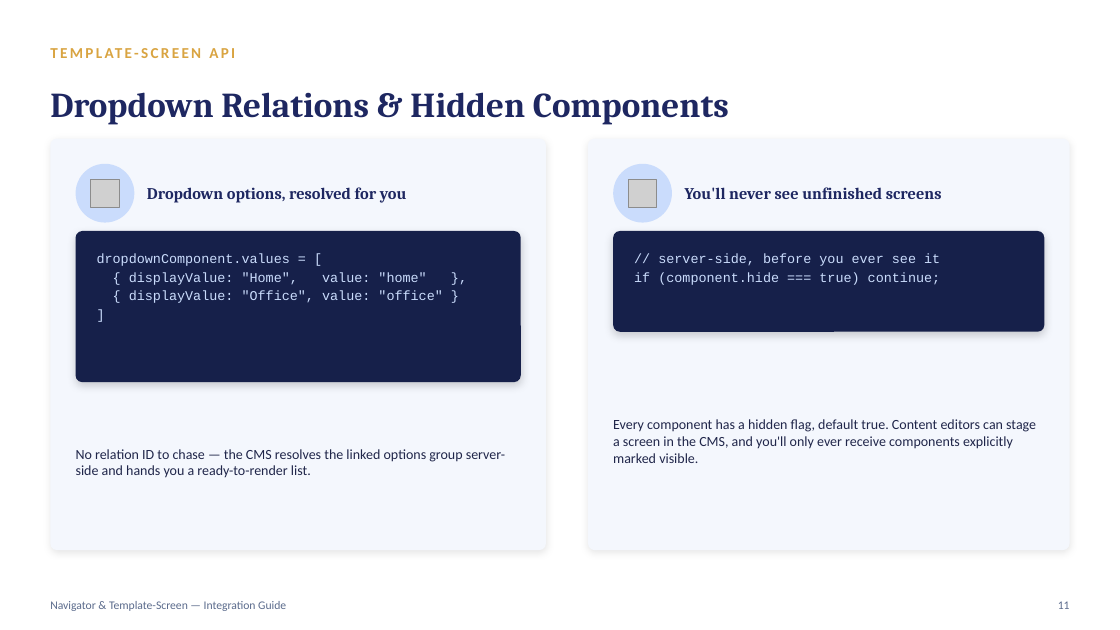
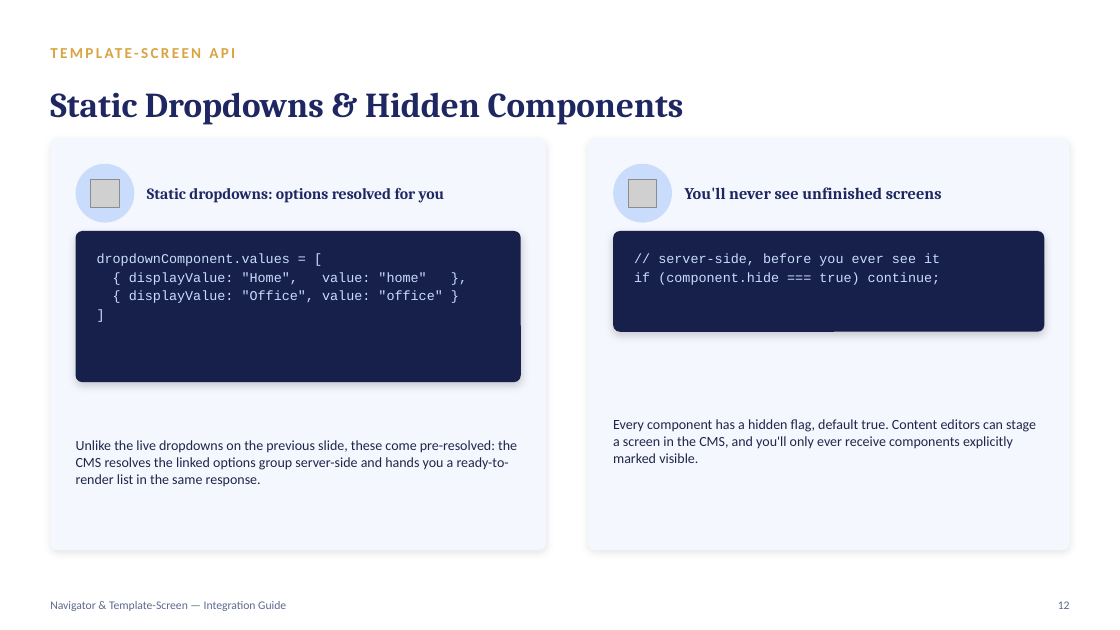
Before and after one commit to excalibur995/cep-cms-placeholder, a slide deck: slide 12 of strapi-architecture-cep-cms.pptx (slide 11 before the commit). Drawn at 1120x630 pixels with LibreOffice and Linux fonts; fonts in the diff are those of the drawing; grey boxes stand for pictures. Boxes give left, top, right and bottom in pixels: in the first picture for what was removed or moved away, otherwise in the second. Text is boxed around its words. In the diff, an @@ line names an element or a change of style, - is before the commit and + after.

```diff
--- a/strapi-architecture-cep-cms.pptx
+++ b/strapi-architecture-cep-cms.pptx
@@ text at <box>50,92,684,125</box>: text changed @@
-Dropdown Relations & Hidden Components
+Static Dropdowns & Hidden Components
@@ text at <box>147,188,445,203</box>: text changed; size 14 to 13.5 pt @@
-Dropdown options, resolved for you
+Static dropdowns: options resolved for you
@@ text at <box>76,440,517,486</box>: text changed @@
-No relation ID to chase — the CMS resolves the linked options group server-side and hands you a ready-to-render list.
+Unlike the live dropdowns on the previous slide, these come pre-resolved: the CMS resolves the linked options group server-side and hands you a ready-to-render list in the same response.
@@ text at <box>1058,601,1070,609</box>: text changed @@
-11
+12
```
Also in this commit, not shown: 4 other slides changed, 1 slide added, 17 other files.
